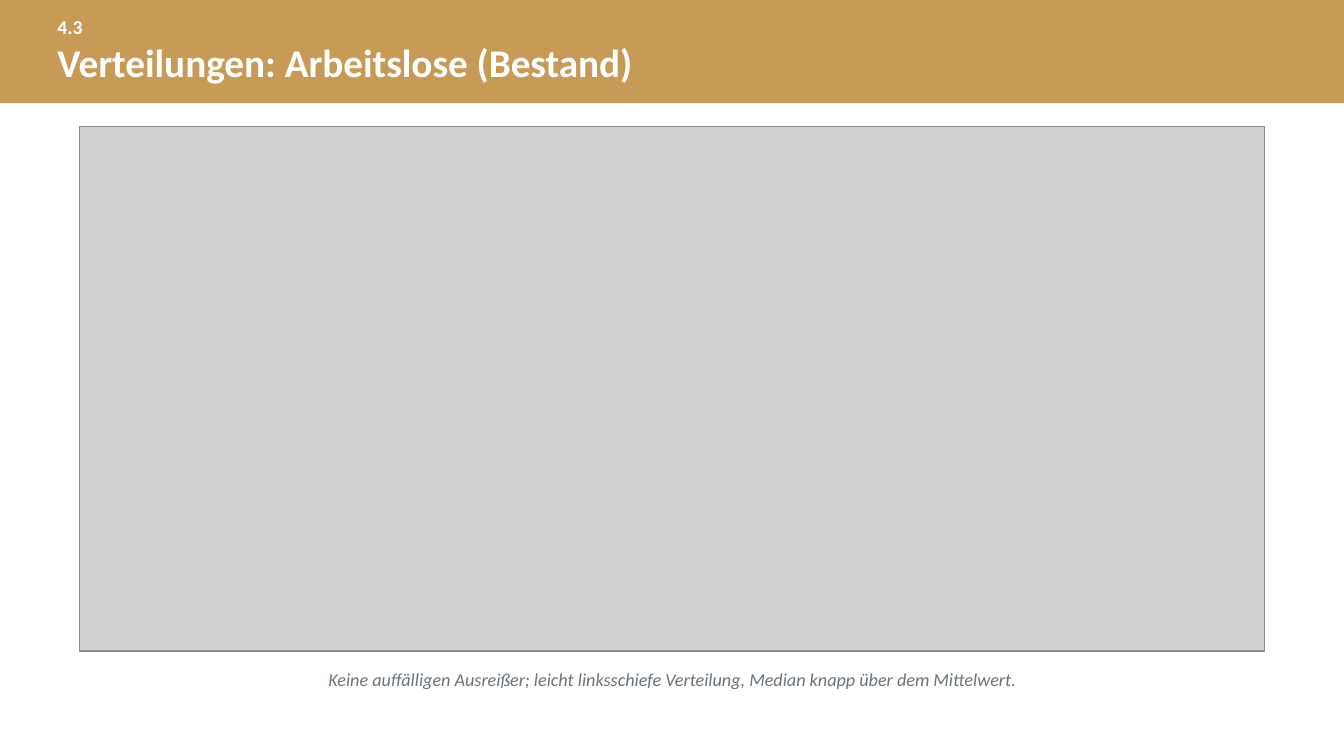
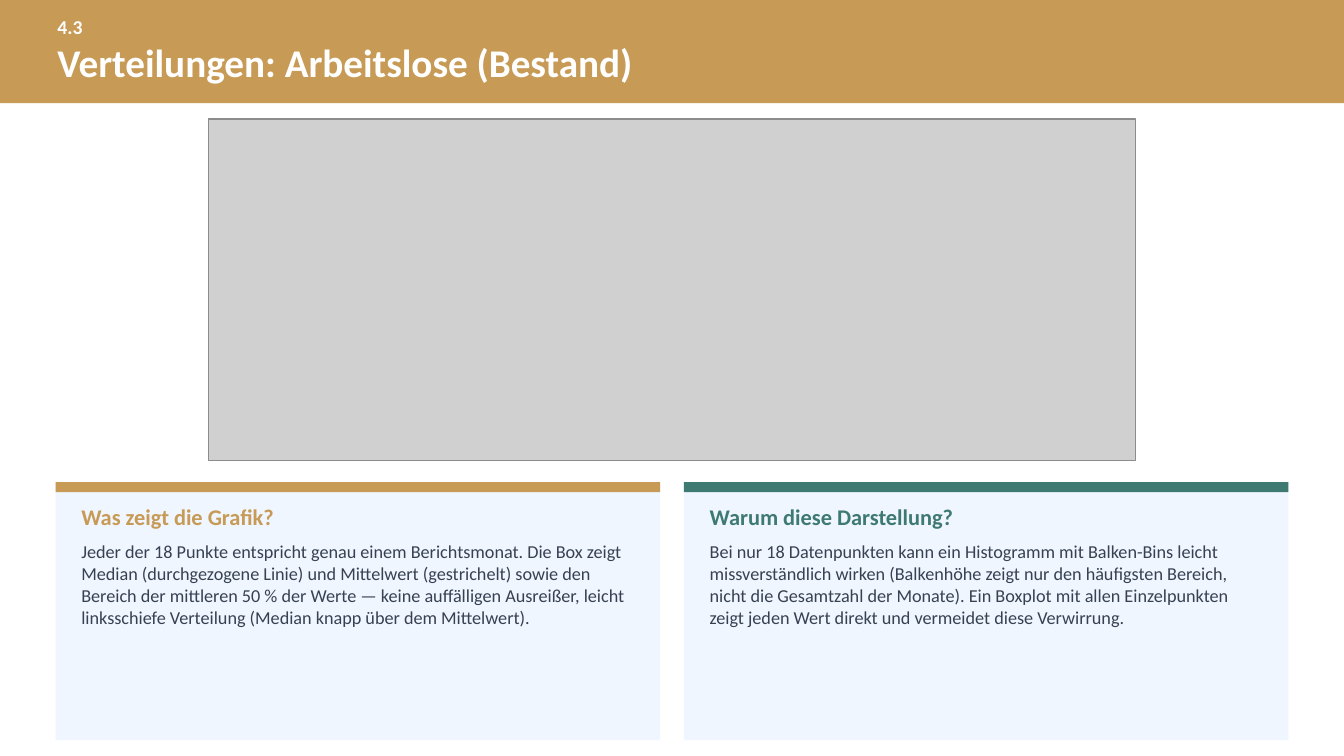
Before and after one commit to eufunk/arbeitsmarkt-regensburg, a slide deck: slide 22 of Dok/Projektpraesentation.pptx. Drawn at 1344x756 pixels with LibreOffice and Linux fonts; fonts in the diff are those of the drawing; grey boxes stand for pictures. Boxes give left, top, right and bottom in pixels: in the first picture for what was removed or moved away, otherwise in the second. Text is boxed around its words. In the diff, an @@ line names an element or a change of style, - is before the commit and + after.

Commit message:
Praesentation: Folien visuell ueberarbeiten, Sprechernotizen ergaenzen, Boxplot-Grafik ins Notebook verlagern
PPT: Folien 16-17, 19-26, 31, 37, 42, 46, 51, 56, 61, 63-64 auf
Kacheln/Panele umgestellt (weniger Aufzaehlung, mehr visuelle Struktur,
Zeitraum-/Achsen-Klarstellungen), allen 65 Folien zusammenhaengende
Sprechernotizen hinzugefuegt.

Notebook: alternative Verteilungsgrafik (Boxplot mit Einzelpunkten) aus
03_Statistik.ipynb heraus erzeugt statt in einem Wegwerf-Skript, damit jede
Abbildung im Ordner Dok/Abbildungen auf ihren Erzeugungsort im Notebook
rueckverfolgbar bleibt; Dokumentation entsprechend aktualisiert.

```diff
--- a/Dok/Projektpraesentation.pptx
+++ b/Dok/Projektpraesentation.pptx
@@ picture resized from (x1=80, y1=127, x2=1264, y2=651) to (x1=209, y1=119, x2=1134, y2=460) @@
@@ rectangle added at (x1=55, y1=482, x2=660, y2=740), fill #EFF6FF @@
@@ rectangle added at (x1=55, y1=482, x2=660, y2=492), fill #C79A56 @@
@@ text added at (x1=81, y1=509, x2=274, y2=529), 16 pt, text #C79A56, bold @@
+Was zeigt die Grafik?
@@ rectangle added at (x1=684, y1=482, x2=1289, y2=740), fill #EFF6FF @@
@@ rectangle added at (x1=684, y1=482, x2=1289, y2=492), fill #3F7A72 @@
@@ text added at (x1=710, y1=509, x2=953, y2=529), 16 pt, text #3F7A72, bold @@
+Warum diese Darstellung?
@@ text added at (x1=81, y1=545, x2=624, y2=627), 13 pt, text #374151 @@
+Jeder der 18 Punkte entspricht genau einem Berichtsmonat. Die Box zeigt Median (durchgezogene Linie) und Mittelwert (gestrichelt) sowie den Bereich der mittleren 50 % der Werte — keine auffälligen Ausreißer, leicht linksschiefe Verteilung (Median knapp über dem Mittelwert).
@@ text added at (x1=710, y1=545, x2=1228, y2=627), 13 pt, text #374151 @@
+Bei nur 18 Datenpunkten kann ein Histogramm mit Balken-Bins leicht missverständlich wirken (Balkenhöhe zeigt nur den häufigsten Bereich, nicht die Gesamtzahl der Monate). Ein Boxplot mit allen Einzelpunkten zeigt jeden Wert direkt und vermeidet diese Verwirrung.
@@ text removed at (x1=328, y1=673, x2=1015, y2=689) @@
-Keine auffälligen Ausreißer; leicht linksschiefe Verteilung, Median knapp über dem Mittelwert.
```
Also in this commit, not shown: 15 other slides changed, 3 other files.
